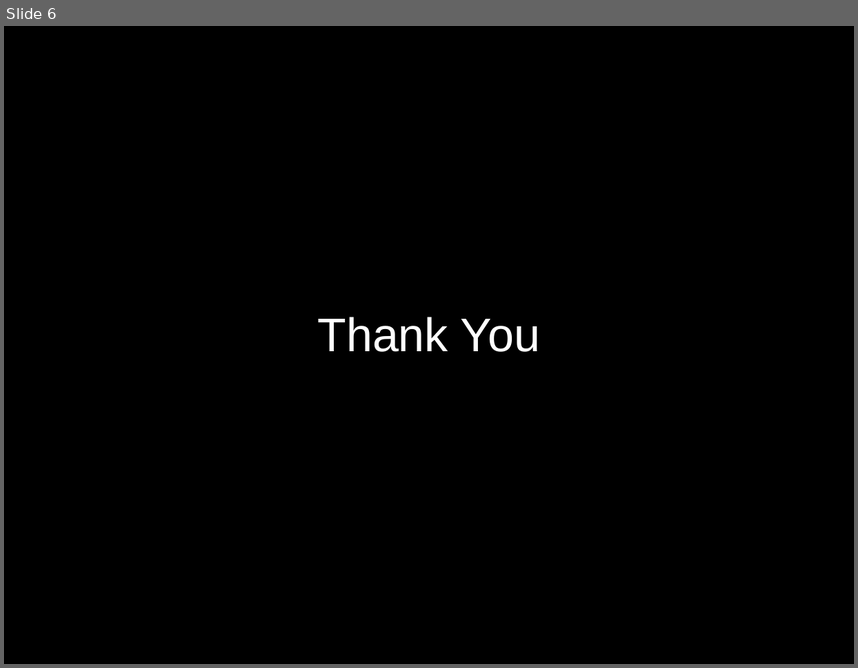
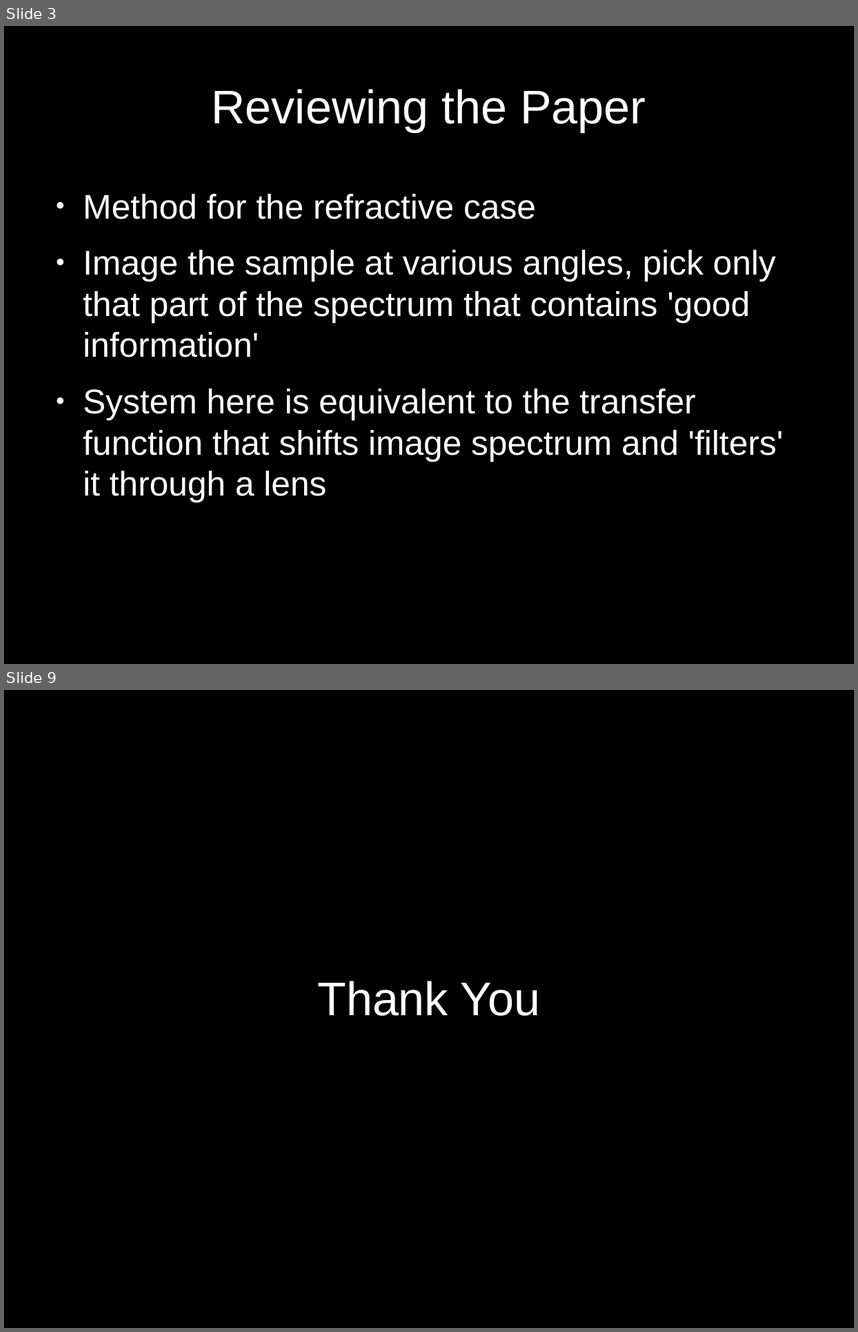
Before and after one commit to alankarkotwal/lvp-imaging, a slide deck: design/1 Approach.odp. Shown one above the other, each under a label of ours: slide 6 before the commit, slides 3 and 9 after it; the slides between them are not shown. The pictures are 858x668 and 858x1332 pixels, drawn with LibreOffice and Linux fonts; fonts in the diff are those of the drawing. Boxes give left, top, right and bottom in pixels: in the first picture for what was removed or moved away, otherwise in the second. Text is boxed around its words. In the diff, an @@ line names an element or a change of style, - is before the commit and + after.

```diff
--- a/design/1 Approach.odp
+++ b/design/1 Approach.odp
@@ slide 3 added at bbox=[4, 26, 854, 664], background #000000 @@
@@ title added at bbox=[212, 89, 646, 132], 44 pt, text #FFFFFF @@
+Reviewing the Paper
@@ text added at bbox=[83, 194, 783, 502], 32 pt, text #FFFFFF @@
+● Method for the refractive case
+● Image the sample at various angles, pick only that part of the spectrum that contains 'good information'
+● System here is equivalent to the transfer function that shifts image spectrum and 'filters' it through a lens
@@ what was slide 6 is now slide 9 @@
```
Also in this commit, not shown: 3 slides changed, 4 other slides added, 2 slides removed, 2 other files.
